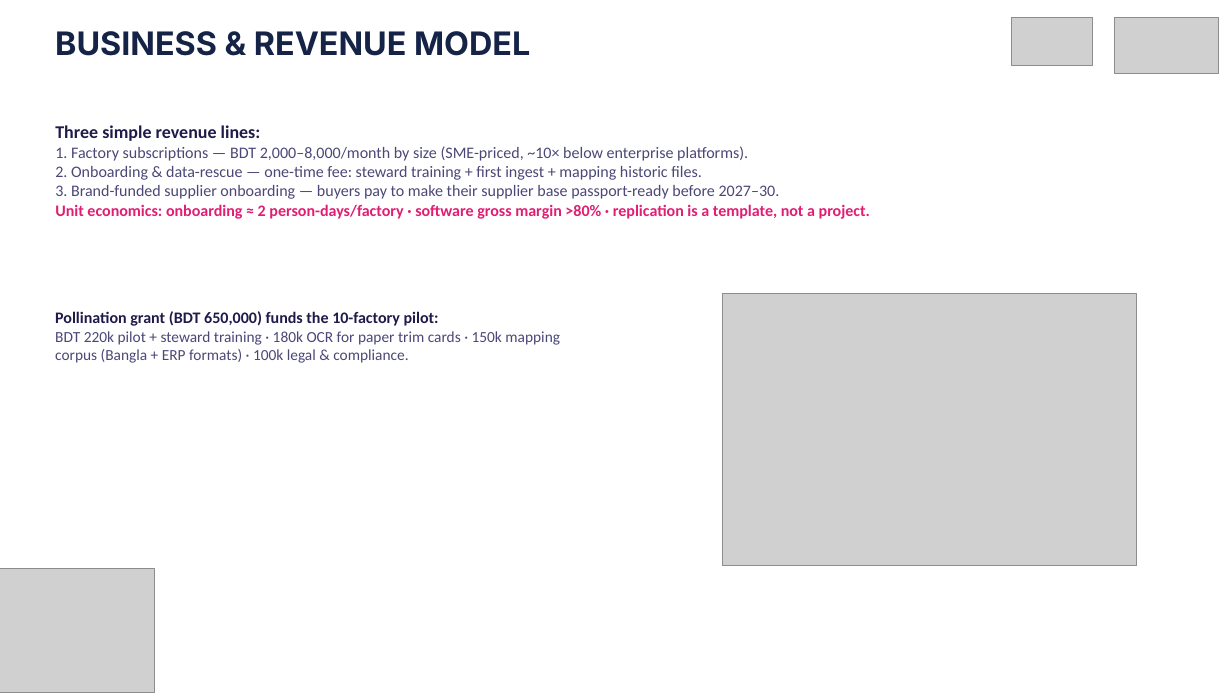
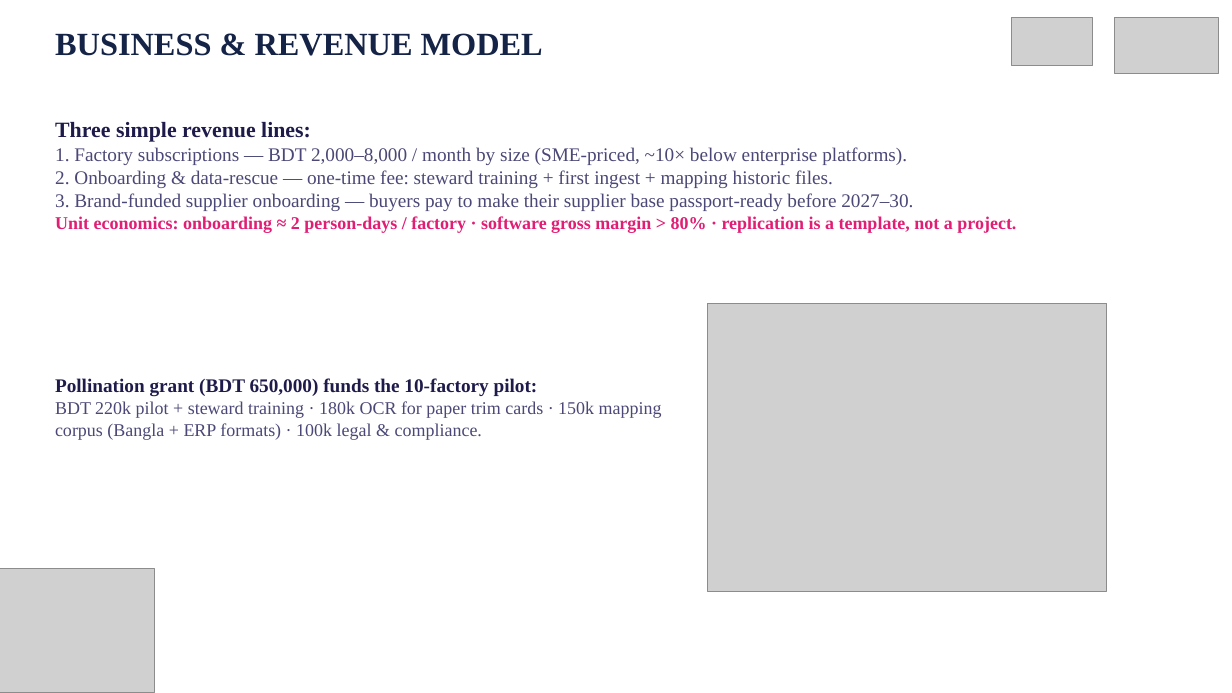
Before and after one commit to rudra496/porichoy, a slide deck: slide 5 of deck/Porichoy_Pitch_Deck.pptx. Drawn at 1232x693 pixels with LibreOffice and Linux fonts; fonts in the diff are those of the drawing; grey boxes stand for pictures. Boxes give left, top, right and bottom in pixels: in the first picture for what was removed or moved away, otherwise in the second. Text is boxed around its words. In the diff, an @@ line names an element or a change of style, - is before the commit and + after.

Commit message:
Deck v4 FINAL: Times New Roman throughout (charts too), large text, big readable figures, serif consistency — judge 8/8 SHIP

```diff
--- a/deck/Porichoy_Pitch_Deck.pptx
+++ b/deck/Porichoy_Pitch_Deck.pptx
@@ text "BUSINESS & REVENUE MODEL" at box(55, 33, 543, 56): font Inter to Times New Roman @@
@@ text at box(55, 147, 907, 165): text changed; size 12.5 to 15 pt; font Calibri to Times New Roman @@
-1. Factory subscriptions — BDT 2,000–8,000/month by size (SME-priced, ~10× below enterprise platforms).
+1. Factory subscriptions — BDT 2,000–8,000 / month by size (SME-priced, ~10× below enterprise platforms).
@@ text at box(55, 122, 913, 211): size 14 to 17 pt in "Three simple revenue lines:"; font Calibri to Times New Roman in "Three simple revenue lines:", "2. Onboarding & data-rescue — one-time fee: ...", "3. Brand-funded supplier onboarding — buyers pay ..."; size 12.5 to 15 pt in "2. Onboarding & data-rescue — one-time fee: ...", "3. Brand-funded supplier onboarding — buyers pay ..." @@
@@ text at box(55, 216, 1016, 233): text changed; size 12.5 to 14 pt; font Calibri to Times New Roman @@
-Unit economics: onboarding ≈ 2 person-days/factory · software gross margin >80% · replication is a template, not a project.
+Unit economics: onboarding ≈ 2 person-days / factory · software gross margin > 80% · replication is a template, not a project.
@@ picture: place and size @@
-picture at box(723, 293, 1137, 566)
+picture at box(708, 303, 1107, 592)
@@ text "Pollination grant (BDT 650,000) funds ...": place and size @@
-text "Pollination grant (BDT 650,000) funds ..." at box(55, 311, 560, 363)
+text "Pollination grant (BDT 650,000) funds ..." at box(55, 378, 662, 440)
@@ text "Pollination grant (BDT 650,000) funds ..." at box(55, 378, 662, 440): size 12.5 to 15 pt in "Pollination grant (BDT 650,000) funds the 10-factory ..."; font Calibri to Times New Roman; size 12 to 14 pt in "BDT 220k pilot + steward training · ..." @@
```
Also in this commit, not shown: 7 other slides changed, 1 other file.
